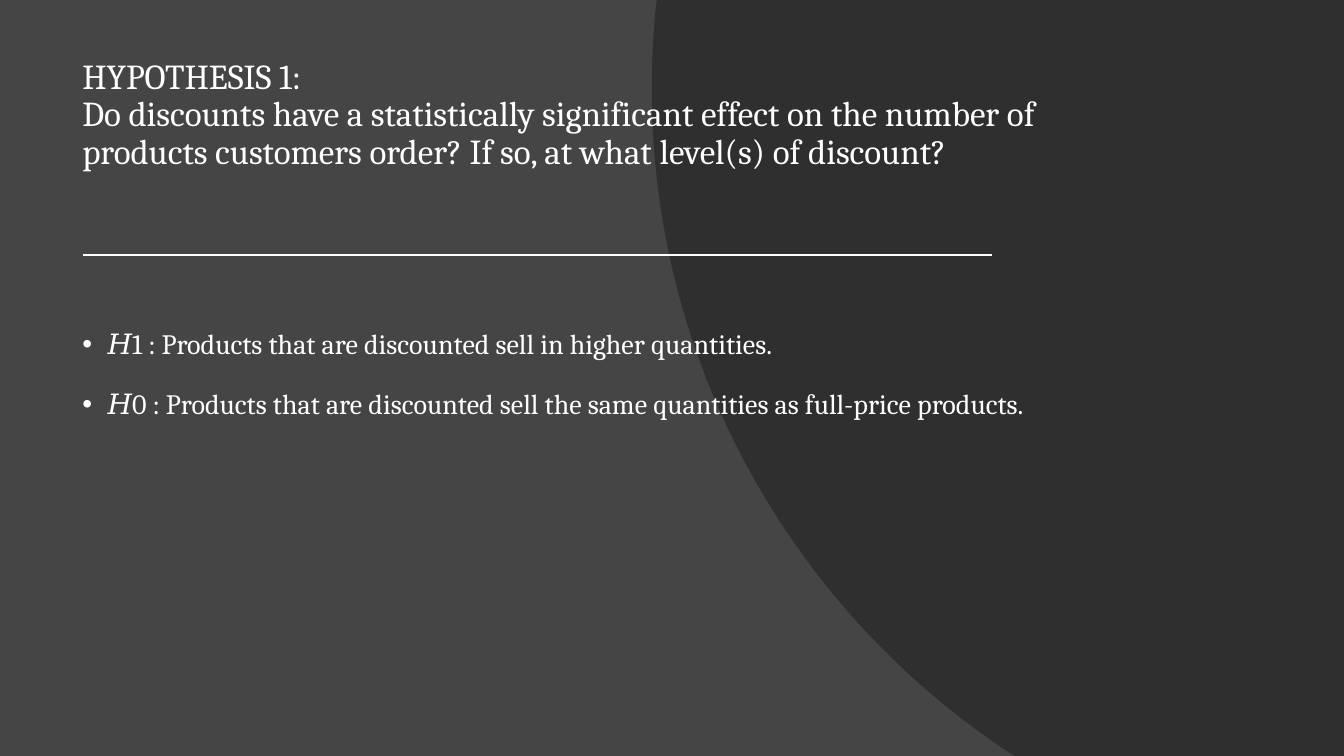
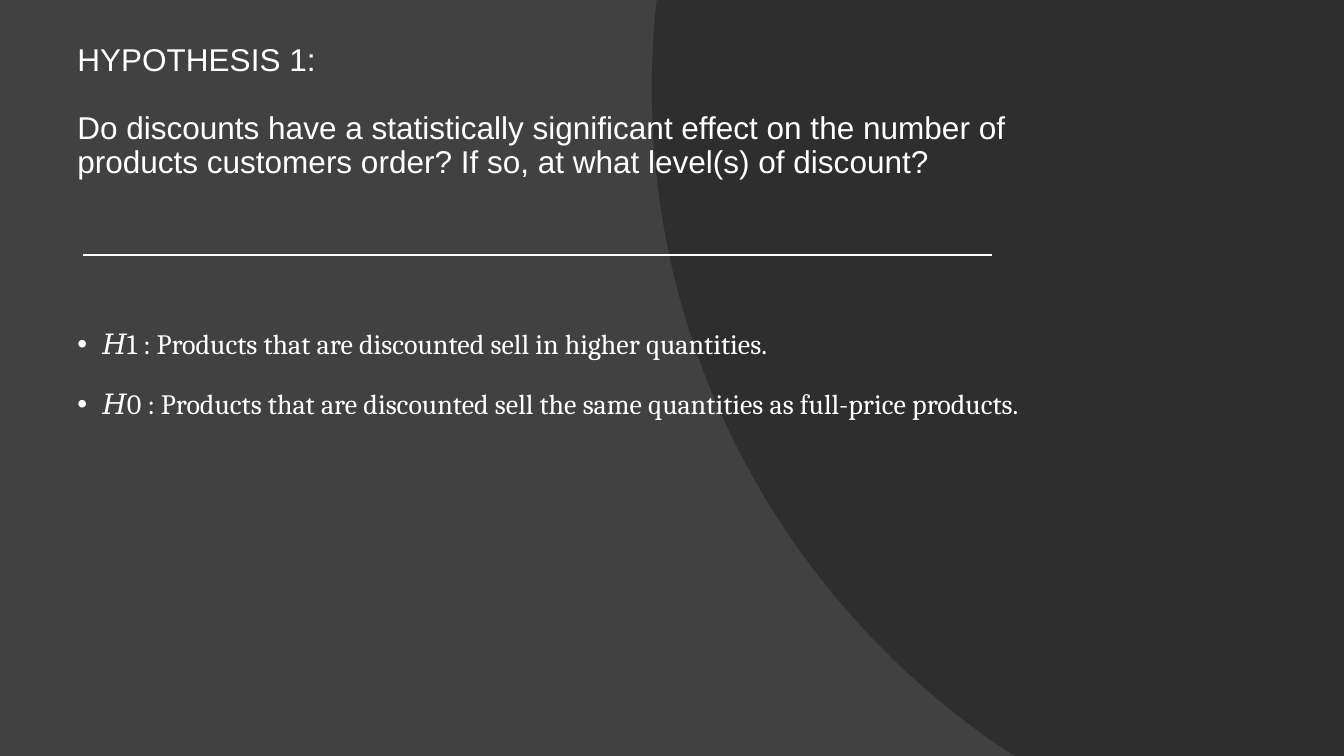
Before and after one commit to jirvingphd/dsc-2-final-project-online-ds-ft-021119, a slide deck: slide 4 of Northwind Sales Analysis + Recommendations.pptx. Drawn at 1344x756 pixels with LibreOffice and Linux fonts; fonts in the diff are those of the drawing. Boxes give left, top, right and bottom in pixels: in the first picture for what was removed or moved away, otherwise in the second. Text is boxed around its words. In the diff, an @@ line names an element or a change of style, - is before the commit and + after.

```diff
--- a/Northwind Sales Analysis + Recommendations.pptx
+++ b/Northwind Sales Analysis + Recommendations.pptx
@@ background #454545 to #414141 @@
@@ title at [77,49,1005,179]: text changed; size 25 to 22.5 pt; font Cambria to Arial @@
-HYPOTHESIS 1:
-Do discounts have a statistically significant effect on the number of products customers order? If so, at what level(s) of discount?
+HYPOTHESIS 1:
+Do discounts have a statistically significant effect on the number of products customers order? If so, at what level(s) of discount?
@@ text "𝐻1 : Products that are ...": place and size @@
-text "𝐻1 : Products that are ..." at [162,334,1023,420]
+text "𝐻1 : Products that are ..." at [157,334,1018,420]
```
Also in this commit, not shown: 9 other slides changed, 5 other files.
